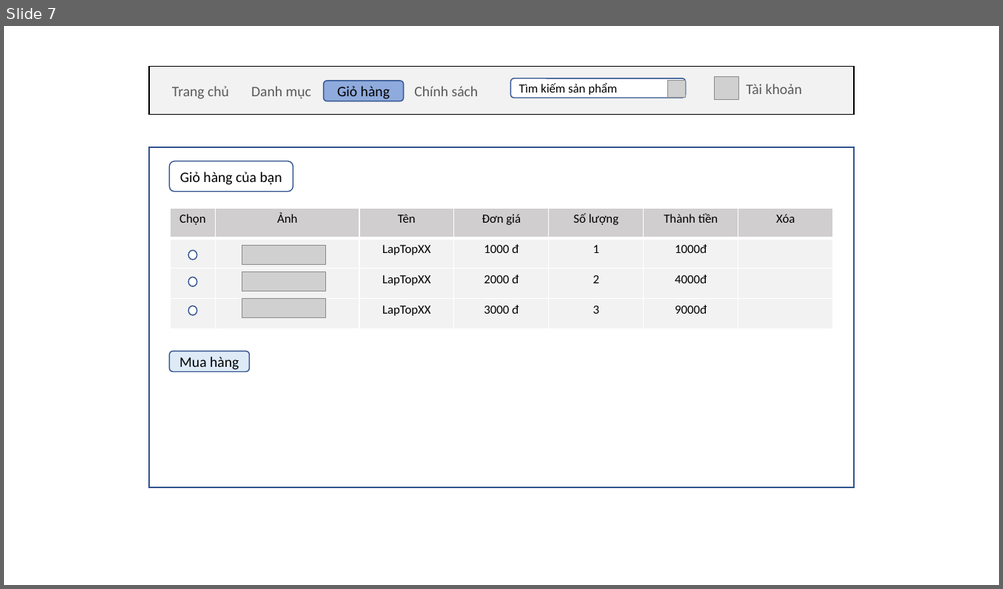
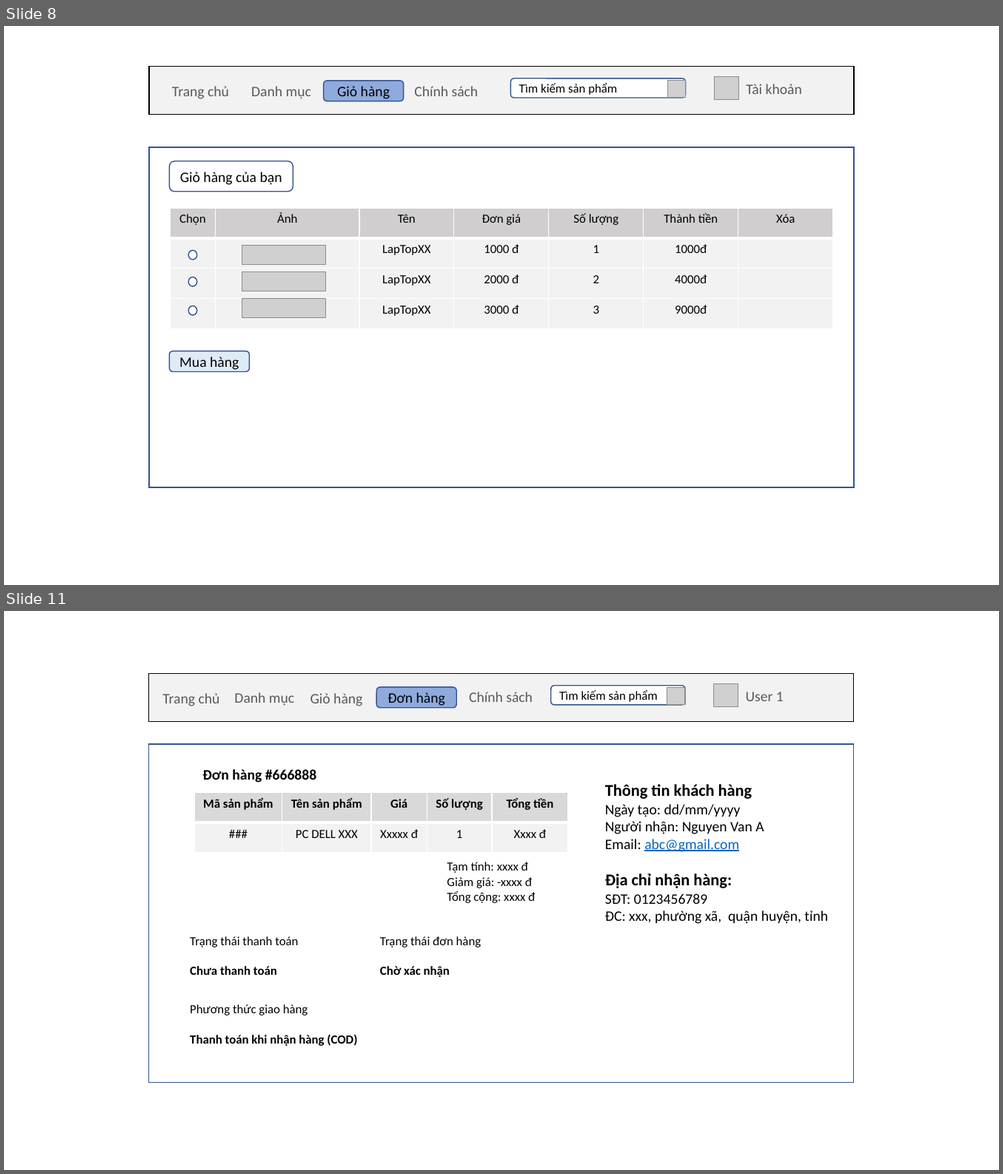
Before and after one commit to nghiemtruong07/DATN, a slide deck: Slide_DATN.pptx. Shown one above the other, each under a label of ours: slide 7 before the commit, slides 8 and 11 after it; the slides between them are not shown. The pictures are 1003x589 and 1003x1174 pixels, drawn with LibreOffice and Linux fonts; fonts in the diff are those of the drawing; grey boxes stand for pictures; background and template pictures are left out. Boxes give left, top, right and bottom in pixels: in the first picture for what was removed or moved away, otherwise in the second. Text is boxed around its words. In the diff, an @@ line names an element or a change of style, - is before the commit and + after.

```diff
--- a/Slide_DATN.pptx
+++ b/Slide_DATN.pptx
@@ slide 11 added at <box>4,611,999,1170</box>, background #FFFFFF @@
@@ rounded rectangle added at <box>376,687,456,708</box>, fill #8FAADC, outline #325491 1 pt, 14 pt, text #000000 @@
+Đơn hàng
@@ group added at <box>149,674,853,722</box>: 5 texts, 2 pictures, 1 rectangle, 1 rounded rectangle @@
+Trang chủ
+Danh mục
+Tìm kiếm sản phẩm
+User 1
+Giỏ hàng
+Chính sách
@@ rectangle added at <box>149,744,853,1083</box>, fill #FFFFFF, outline #325491 1 pt @@
@@ text added at <box>202,769,316,783</box>, 14 pt, text #000000, bold @@
+Đơn hàng #666888
@@ text added at <box>605,784,828,924</box>, 14 pt, text #000000 @@
+Thông tin khách hàng
+Ngày tạo: dd/mm/yyyy
+Người nhận: Nguyen Van A
+Email: abc@gmail.com
+Địa chỉ nhận hàng:
+SĐT: 0123456789
+ĐC: xxx, phường xã, quận huyện, tỉnh
@@ table added at <box>194,792,568,853</box>, 2 rows, 5 columns @@
+Mã sản phẩm | Tên sản phẩm | Giá | Số lượng | Tổng tiền
+### | PC DELL XXX | Xxxxx đ | 1 | Xxxx đ
@@ text added at <box>447,862,535,903</box>, 12 pt, text #000000 @@
+Tạm tính: xxxx đ
+Giảm giá: -xxxx đ
+Tổng cộng: xxxx đ
@@ text added at <box>190,937,298,975</box>, 12 pt, text #000000 @@
+Trạng thái thanh toán
+Chưa thanh toán
@@ text added at <box>380,937,481,977</box>, 12 pt, text #000000 @@
+Trạng thái đơn hàng
+Chờ xác nhận
@@ text added at <box>190,1005,357,1046</box>, 12 pt, text #000000, bold @@
+Phương thức giao hàng
+Thanh toán khi nhận hàng (COD)
@@ what was slide 7 is now slide 8 @@
```
Also in this commit, not shown: 5 other slides added, 24 other files.
